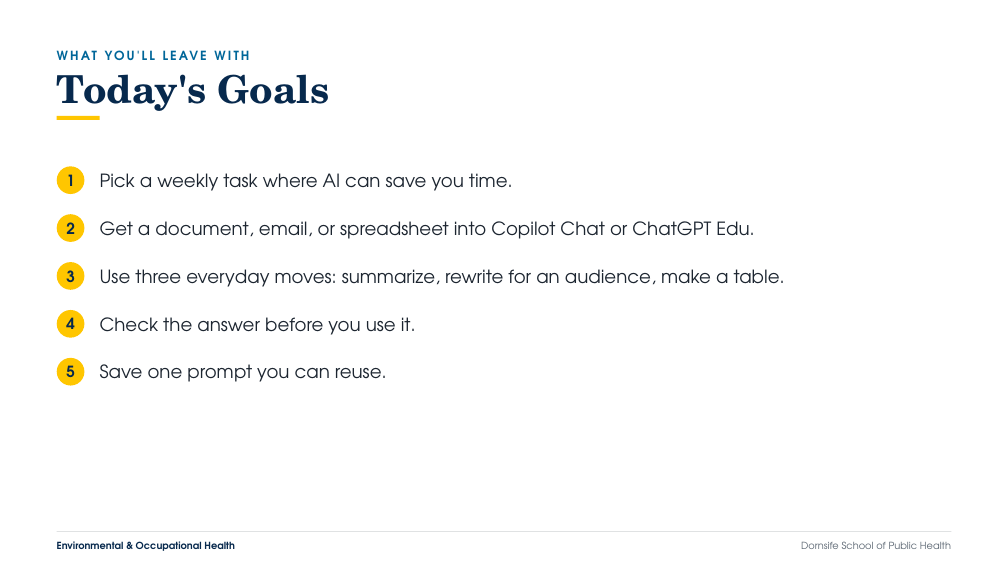
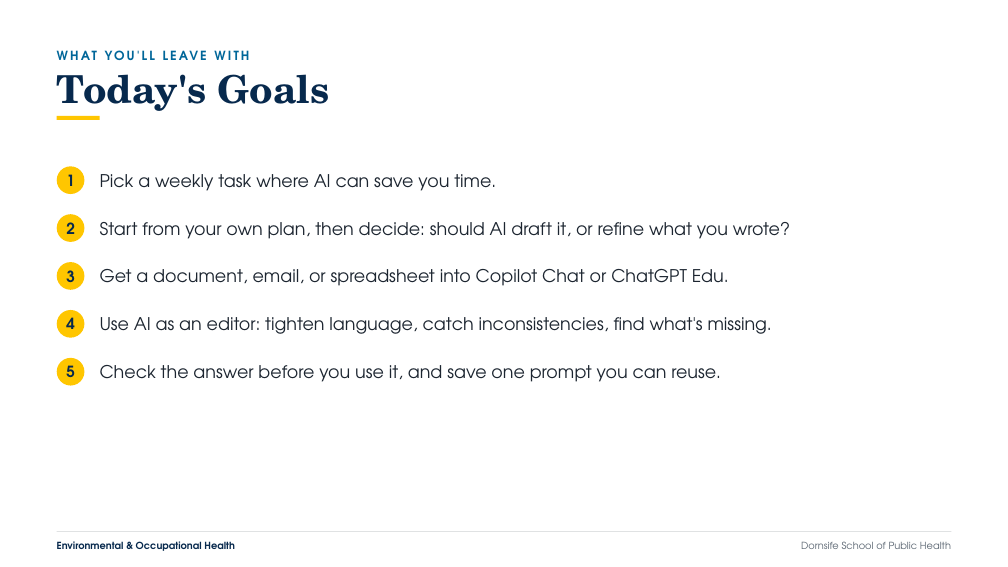
Before and after one commit to aquistbe/DSPH-Faculty-and-Staff-AI-Training, a slide deck: slide 2 of docs/slides/DSPH_Workshop2_Workflow_Enhancement.pptx. Drawn at 1008x567 pixels with LibreOffice and Linux fonts; fonts in the diff are those of the drawing. Boxes give left, top, right and bottom in pixels: in the first picture for what was removed or moved away, otherwise in the second. Text is boxed around its words. In the diff, an @@ line names an element or a change of style, - is before the commit and + after.

```diff
--- a/docs/slides/DSPH_Workshop2_Workflow_Enhancement.pptx
+++ b/docs/slides/DSPH_Workshop2_Workflow_Enhancement.pptx
@@ text "Pick a weekly task where ..." at [100,174,496,191]: size 26 to 25 pt @@
@@ text added at [100,222,791,239], 25 pt, text #1C2530 @@
+Start from your own plan, then decide: should AI draft it, or refine what you wrote?
@@ text "Get a document, email, or ..." at [100,269,729,286]: size 26 to 25 pt @@
@@ text "Get a document, email, or ...": place and size @@
-text "Get a document, email, or ..." at [100,221,754,239]
+text "Get a document, email, or ..." at [100,269,729,286]
@@ text removed at [100,269,785,287] @@
-Use three everyday moves: summarize, rewrite for an audience, make a table.
@@ text at [100,317,772,334]: text changed; size 26 to 25 pt @@
-Check the answer before you use it.
+Use AI as an editor: tighten language, catch inconsistencies, find what's missing.
@@ text at [100,365,721,382]: text changed; size 26 to 25 pt @@
-Save one prompt you can reuse.
+Check the answer before you use it, and save one prompt you can reuse.
```
Also in this commit, not shown: 7 other slides changed, 2 slides added, 1 slide removed, 12 other files.
